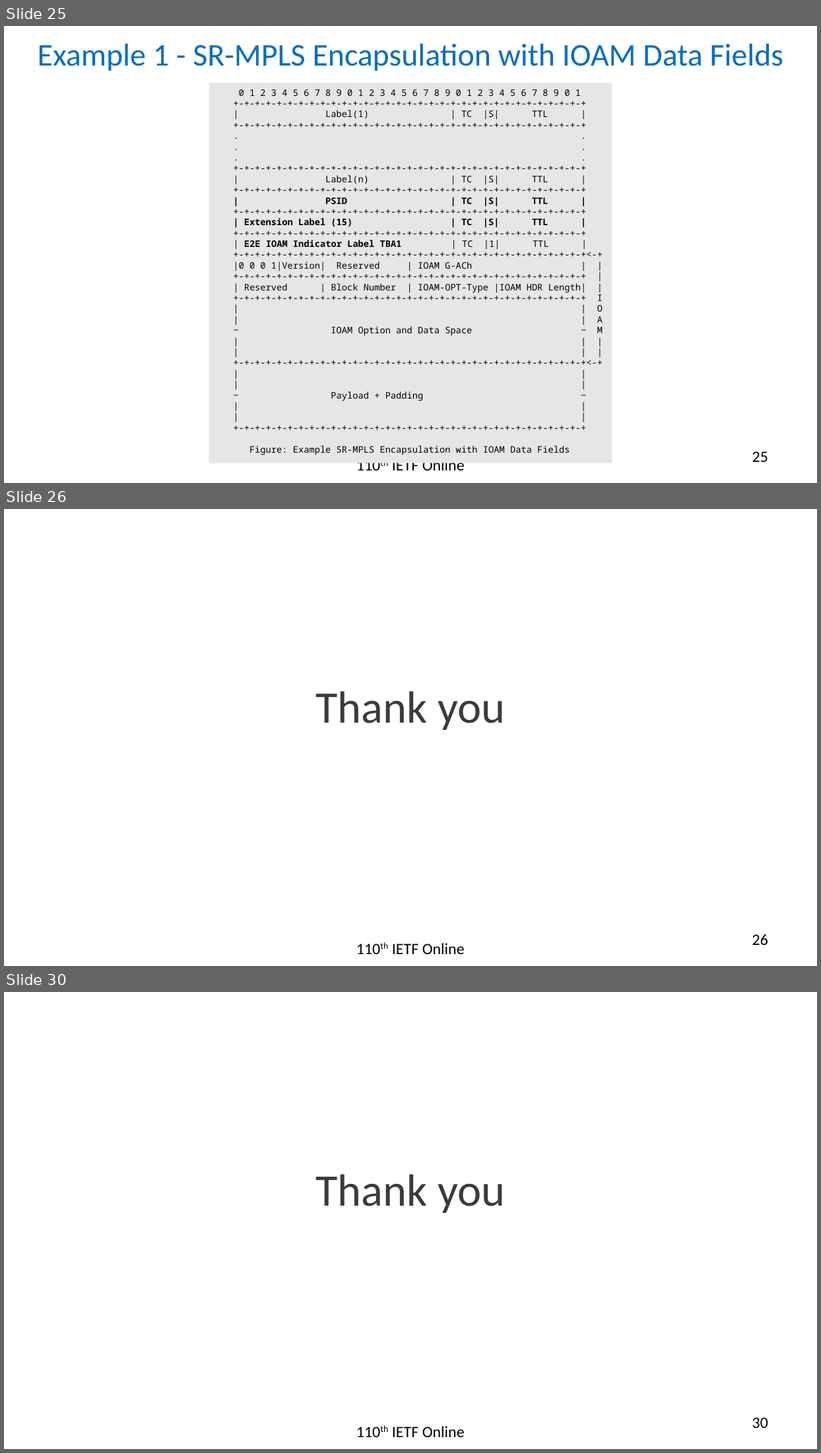
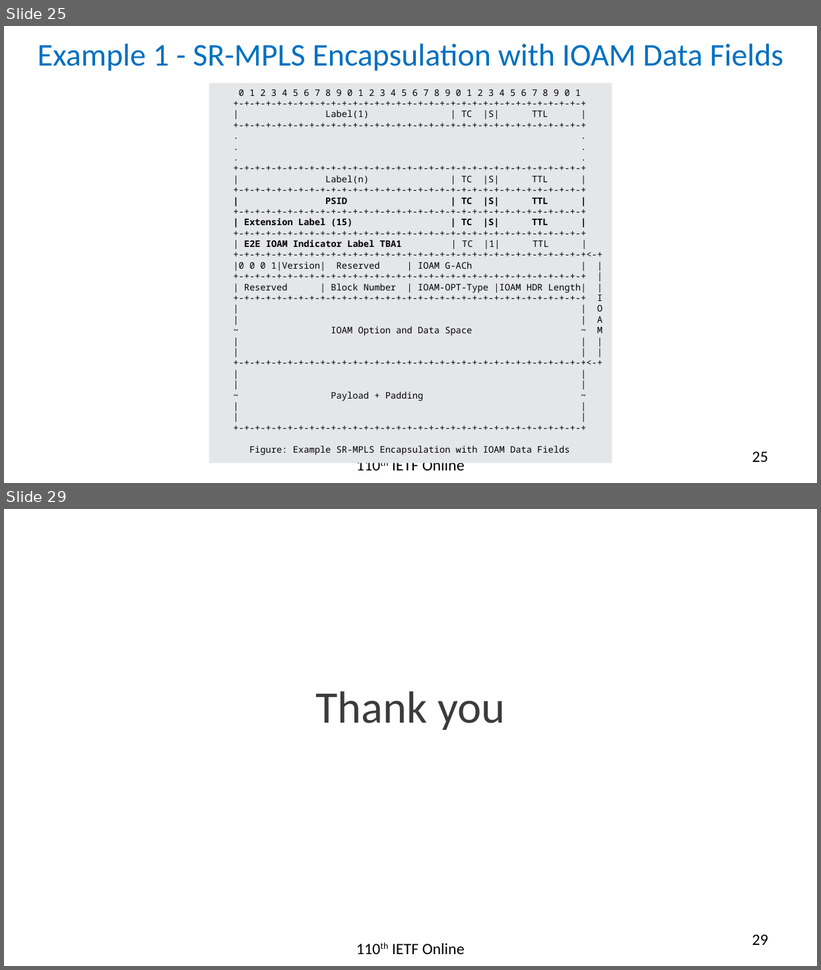
Before and after one commit to rakgandhi/ietf-slides, a slide deck: draft-gandhi-mpls-ioam-sr-06.pptx. Shown one above the other, each under a label of ours: slides 25, 26 and 30 before the commit, slides 25 and 29 after it; the slides between them are not shown. The pictures are 821x1453 and 821x970 pixels, drawn with LibreOffice and Linux fonts; fonts in the diff are those of the drawing. Boxes give left, top, right and bottom in pixels: in the first picture for what was removed or moved away, otherwise in the second. Text is boxed around its words. In the diff, an @@ line names an element or a change of style, - is before the commit and + after.

```diff
--- a/draft-gandhi-mpls-ioam-sr-06.pptx
+++ b/draft-gandhi-mpls-ioam-sr-06.pptx
@@ slide 26 removed at (4,509,817,966), background #FFFFFF @@
@@ text removed at (316,691,505,730) @@
-Thank you
@@ text removed at (392,943,465,955) @@
-110th IETF Online
@@ page number removed at (752,934,768,945) @@
-26
@@ what was slide 30 is now slide 29 @@
@@ page number at (752,935,768,945): text changed @@
-30
+29
```
Also in this commit, not shown: 5 slides changed, 1 other file.
